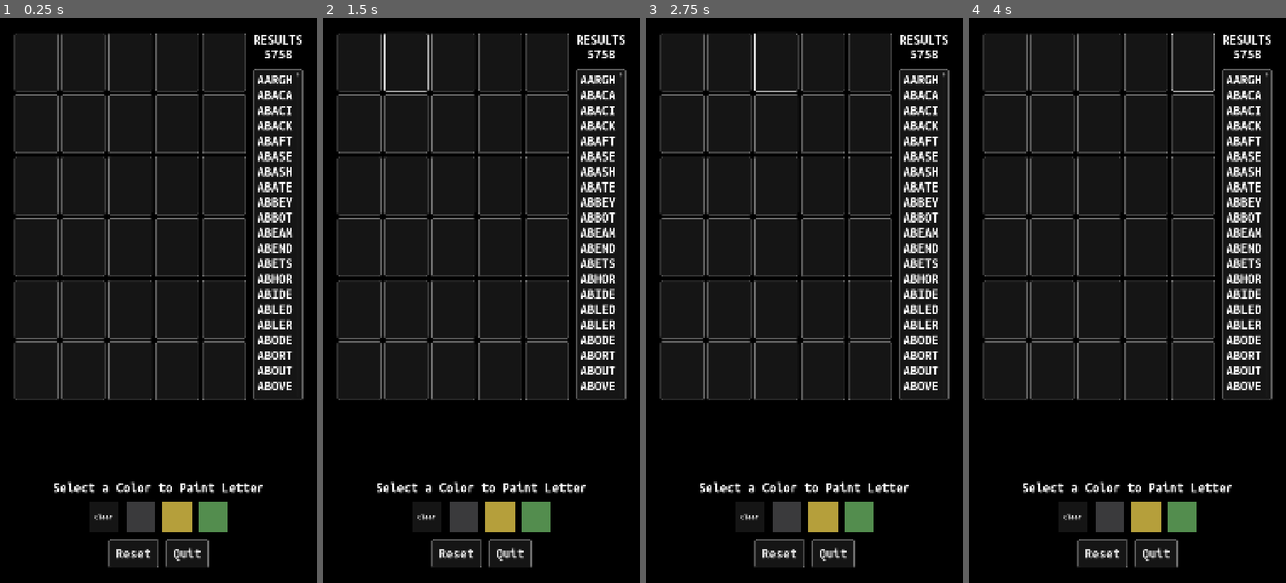
Above: before the commit, frames 1-4 (left to right).
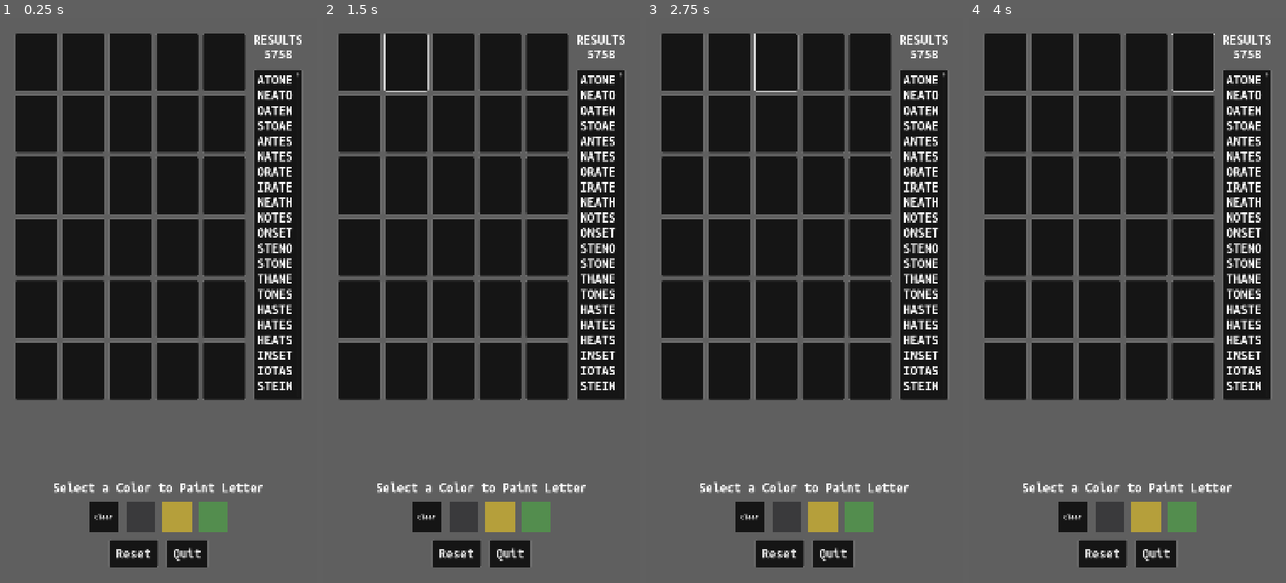
Above: after the commit, the same moments.

Repository: ryaghain/WordleHelper
Game: Godot game, scene res://Main.tscn
The game is run twice, just before and just after one commit, with the same random seed, the same clock (stepped at 60 frames per second) and the same inputs.
Inputs (mouse positions are in pixels of both pictures, inside the frame that each line leads up to):
- Up to frame 1 (0.25 s): no input
- Up to frame 2 (1.5 s): click (357, 63) at 0.5 s; click (405, 63) at 1.25 s
- Up to frame 3 (2.75 s): click (775, 63) at 2 s
- Up to frame 4 (4 s): click (1146, 63) at 2.75 s; click (1194, 63) at 3.5 s

The runs differ from the first frame. In frame 1, 47% of the frame differs, in the area x 0-100%, y 0-100%; in frame 2, 47%; in frame 3, 47%; in frame 4, 47%.

Commit message:
made a separate theme for the control buttons and added a show keyboard button

Diff:
--- /dev/null
+++ b/ControlsButtonTheme.tres
@@ -0,0 +1,72 @@
+[gd_resource type="Theme" load_steps=5 format=3 uid="uid://ceh1eda0dji7j"]
+
+[sub_resource type="StyleBoxFlat" id="StyleBoxFlat_6f037"]
+content_margin_left = 25.0
+content_margin_top = 25.0
+content_margin_right = 25.0
+content_margin_bottom = 25.0
+bg_color = Color(0.08235294, 0.08235294, 0.08235294, 0)
+border_width_left = 3
+border_width_top = 3
+border_width_right = 3
+border_width_bottom = 3
+border_color = Color(1, 1, 1, 1)
+corner_radius_top_left = 6
+corner_radius_top_right = 6
+corner_radius_bottom_right = 6
+corner_radius_bottom_left = 6
+
+[sub_resource type="StyleBoxFlat" id="StyleBoxFlat_ljaup"]
+content_margin_left = 25.0
+content_margin_top = 25.0
+content_margin_right = 25.0
+content_margin_bottom = 25.0
+bg_color = Color(0.083392, 0.083392, 0.08339202, 1)
+border_width_left = 3
+border_width_top = 3
+border_width_right = 3
+border_width_bottom = 3
+border_color = Color(1, 1, 1, 1)
+corner_radius_top_left = 6
+corner_radius_top_right = 6
+corner_radius_bottom_right = 6
+corner_radius_bottom_left = 6
+
+[sub_resource type="StyleBoxFlat" id="StyleBoxFlat_5vvyt"]
+content_margin_left = 25.0
+content_margin_top = 25.0
+content_margin_right = 25.0
+content_margin_bottom = 25.0
+bg_color = Color(0.083392, 0.083392, 0.08339202, 1)
+border_width_left = 3
+border_width_top = 3
+border_width_right = 3
+border_width_bottom = 3
+border_color = Color(0.4326237, 0.43262374, 0.4326237, 1)
+corner_radius_top_left = 6
+corner_radius_top_right = 6
+corner_radius_bottom_right = 6
+corner_radius_bottom_left = 6
+
+[sub_resource type="StyleBoxFlat" id="StyleBoxFlat_2bupk"]
+content_margin_left = 25.0
+content_margin_top = 25.0
+content_margin_right = 25.0
+content_margin_bottom = 25.0
+bg_color = Color(0.2363342, 0.23633423, 0.23633412, 1)
+border_width_left = 3
+border_width_top = 3
+border_width_right = 3
+border_width_bottom = 3
+border_color = Color(1, 1, 1, 1)
+corner_radius_top_left = 6
+corner_radius_top_right = 6
+corner_radius_bottom_right = 6
+corner_radius_bottom_left = 6
+
+[resource]
+Button/font_sizes/font_size = 48
+Button/styles/focus = SubResource("StyleBoxFlat_6f037")
+Button/styles/hover = SubResource("StyleBoxFlat_ljaup")
+Button/styles/normal = SubResource("StyleBoxFlat_5vvyt")
+Button/styles/pressed = SubResource("StyleBoxFlat_2bupk")
--- a/Main.gd
+++ b/Main.gd
@@ -19,6 +19,8 @@
 const LETTER_COLOR_GREY: Color = Color("3a3a3cff")
 const LETTER_COLOR_YELLOW: Color = Color("b59f3bff")
 const LETTER_COLOR_GREEN: Color = Color("538d4eff")
+
+const BUTTON_LETTER_DEFAULT_TEXT: String = " "
 
 const WORD_LIST = preload("res://Assets/WordList.json")
 
@@ -56,6 +58,7 @@
 
 @export var label_word_count: Label
 @export var label_word_list: Label
+@export var button_show_keyboard: Button
 @export_group("Letter Buttons")
 @export_subgroup("Word 1")
 @export var button_letter_0_0: Button
@@ -231,6 +234,11 @@
 var current_word_list: String = ""
 
 func _ready() -> void:
+	var has_feature: bool = DisplayServer.has_feature(DisplayServer.FEATURE_VIRTUAL_KEYBOARD)
+	print("has virtual keyboard: %s" % has_feature)
+	if has_feature:
+		button_show_keyboard.visible = true
+
 	style_box_default = button_letter_0_0.get_theme_stylebox(&"normal")
 
 	style_box_grey = style_box_default.duplicate(true)
@@ -247,27 +255,33 @@
 			var button: Button = button_dict[letter_column][word_row]
 			button.add_theme_stylebox_override(&"normal", button.get_theme_stylebox(&"normal").duplicate())
 
-	var word_count: int = 0
-	for word: String in WORD_LIST.data:
-		current_word_list += word + "\n"
-		word_count += 1
-	update_displayed_word_list(word_count)
+	update_word_list()
 
 func _unhandled_key_input(event: InputEvent) -> void:
 	if event is InputEventKey and event.pressed:
 		if event.keycode == KEY_BACKSPACE:
 			current_button_index = maxi(0, current_button_index - 1)
-			button_array[current_button_index].text = " "
+			button_array[current_button_index].text = BUTTON_LETTER_DEFAULT_TEXT
 		else:
 			button_array[current_button_index].text = OS.get_keycode_string(event.keycode)
 			current_button_index = mini(current_button_index + 1, 29)
+
+func _on_button_letter_pressed(location: Vector2i) -> void:
+	var button: Button = button_dict[location.x][location.y]
+	if current_state != STATE.DEFAULT:
+		button.release_focus()
+		if button.text != BUTTON_LETTER_DEFAULT_TEXT:
+			update_letter_color(location.x, location.y, button)
+
+func _on_button_quit_pressed() -> void:
+	get_tree().quit()
 
 func _on_button_reset_pressed() -> void:
 	current_state = STATE.PAINTING_BLACK
 	for x: int in GRID_WIDTH:
 		for y: int in GRID_HEIGHT:
 			var button: Button = button_dict[x][y]
-			button.text = " "
+			button.text = BUTTON_LETTER_DEFAULT_TEXT
 			update_letter_color(x, y, button, false)
 	current_state = STATE.DEFAULT
 	texture_button_black.button_pressed = false
@@ -276,14 +290,8 @@
 	texture_button_green.button_pressed = false
 	update_word_list()
 
-func _on_button_quit_pressed() -> void:
-	get_tree().quit()
-
-func _on_button_letter_pressed(location: Vector2i) -> void:
-	var button: Button = button_dict[location.x][location.y]
-	if current_state != STATE.DEFAULT:
-		button.release_focus()
-		update_letter_color(location.x, location.y, button)
+func _on_button_show_keyboard_pressed() -> void:
+	DisplayServer.virtual_keyboard_show("")
 
 func _on_texture_button_black_toggled(toggled_on: bool) -> void:
 	if toggled_on:
@@ -443,21 +451,25 @@
 		STATE.PAINTING_BLACK:
 			current_letter_colors[x][y] = LETTER_COLORS.EMPTY
 			button.add_theme_stylebox_override(&"focus", style_box_default)
+			button.add_theme_stylebox_override(&"hover", style_box_default)
 			button.add_theme_stylebox_override(&"normal", style_box_default)
 			button.add_theme_stylebox_override(&"pressed", style_box_default)
 		STATE.PAINTING_GREY:
 			current_letter_colors[x][y] = LETTER_COLORS.GREY
 			button.add_theme_stylebox_override(&"focus", style_box_grey)
+			button.add_theme_stylebox_override(&"hover", style_box_grey)
 			button.add_theme_stylebox_override(&"normal", style_box_grey)
 			button.add_theme_stylebox_override(&"pressed", style_box_grey)
 		STATE.PAINTING_YELLOW:
 			current_letter_colors[x][y] = LETTER_COLORS.YELLOW
 			button.add_theme_stylebox_override(&"focus", style_box_yellow)
+			button.add_theme_stylebox_override(&"hover", style_box_yellow)
 			button.add_theme_stylebox_override(&"normal", style_box_yellow)
 			button.add_theme_stylebox_override(&"pressed", style_box_yellow)
 		STATE.PAINTING_GREEN:
 			current_letter_colors[x][y] = LETTER_COLORS.GREEN
 			button.add_theme_stylebox_override(&"focus", style_box_green)
+			button.add_theme_stylebox_override(&"hover", style_box_green)
 			button.add_theme_stylebox_override(&"normal", style_box_green)
 			button.add_theme_stylebox_override(&"pressed", style_box_green)
 
--- a/Main.tscn
+++ b/Main.tscn
@@ -10,70 +10,7 @@
 [ext_resource type="Texture2D" uid="uid://bvxekqfxds077" path="res://Assets/IconIs.png" id="6_20pc6"]
 [ext_resource type="Texture2D" uid="uid://wkj8erwwogdm" path="res://Assets/IconIsNotAndDoesContainPressed.png" id="7_wkp8b"]
 [ext_resource type="Texture2D" uid="uid://d0tbpr8fiaxej" path="res://Assets/IconIsPressed.png" id="9_20pc6"]
-
-[sub_resource type="StyleBoxFlat" id="StyleBoxFlat_wkp8b"]
-content_margin_left = 25.0
-content_margin_top = 25.0
-content_margin_right = 25.0
-content_margin_bottom = 25.0
-bg_color = Color(0.083392, 0.083392, 0.08339202, 1)
-border_width_left = 3
-border_width_top = 3
-border_width_right = 3
-border_width_bottom = 3
-border_color = Color(0.4326237, 0.43262374, 0.4326237, 1)
-corner_radius_top_left = 6
-corner_radius_top_right = 6
-corner_radius_bottom_right = 6
-corner_radius_bottom_left = 6
-
-[sub_resource type="StyleBoxFlat" id="StyleBoxFlat_20pc6"]
-content_margin_left = 25.0
-content_margin_top = 25.0
-content_margin_right = 25.0
-content_margin_bottom = 25.0
-bg_color = Color(0.29219002, 0.29219005, 0.29219, 1)
-border_width_left = 3
-border_width_top = 3
-border_width_right = 3
-border_width_bottom = 3
-border_color = Color(0.4326237, 0.43262374, 0.4326237, 1)
-corner_radius_top_left = 6
-corner_radius_top_right = 6
-corner_radius_bottom_right = 6
-corner_radius_bottom_left = 6
-
-[sub_resource type="StyleBoxFlat" id="StyleBoxFlat_5vvyt"]
-content_margin_left = 25.0
-content_margin_top = 25.0
-content_margin_right = 25.0
-content_margin_bottom = 25.0
-bg_color = Color(0.083392, 0.083392, 0.08339202, 1)
-border_width_left = 3
-border_width_top = 3
-border_width_right = 3
-border_width_bottom = 3
-border_color = Color(0.4326237, 0.43262374, 0.4326237, 1)
-corner_radius_top_left = 6
-corner_radius_top_right = 6
-corner_radius_bottom_right = 6
-corner_radius_bottom_left = 6
-
-[sub_resource type="StyleBoxFlat" id="StyleBoxFlat_c6i3y"]
-content_margin_left = 25.0
-content_margin_top = 25.0
-content_margin_right = 25.0
-content_margin_bottom = 25.0
-bg_color = Color(0.29219002, 0.29219005, 0.29219, 1)
-border_width_left = 3
-border_width_top = 3
-border_width_right = 3
-border_width_bottom = 3
-border_color = Color(0.4326237, 0.43262374, 0.4326237, 1)
-corner_radius_top_left = 6
-corner_radius_top_right = 6
-corner_radius_bottom_right = 6
-corner_radius_bottom_left = 6
+[ext_resource type="Theme" uid="uid://ceh1eda0dji7j" path="res://ControlsButtonTheme.tres" id="11_20pc6"]
 
 [node name="Main" type="Control" node_paths=PackedStringArray("label_word_count", "label_word_list", "button_letter_0_0 …(708 unchanged characters)…
 layout_mode = 3
@@ -121,6 +58,15 @@
 texture_button_yellow = NodePath("MarginContainer/VBoxContainer/VBoxContainerPainting/HBoxContainer/TextureButtonYellow")
 texture_button_green = NodePath("MarginContainer/VBoxContainer/VBoxContainerPainting/HBoxContainer/TextureButtonGreen")
 
+[node name="ColorRectBackground" type="ColorRect" parent="."]
+layout_mode = 1
+anchors_preset = 15
+anchor_right = 1.0
+anchor_bottom = 1.0
+grow_horizontal = 2
+grow_vertical = 2
+color = Color(0.37413925, 0.37413928, 0.37413922, 1)
+
 [node name="MarginContainer" type="MarginContainer" parent="."]
 layout_mode = 1
 anchors_preset = 15
@@ -479,17 +425,21 @@
 [node name="ButtonReset" type="Button" parent="MarginContainer/VBoxContainer/HBoxContainerControls"]
 layout_mode = 2
 size_flags_vertical = 3
-theme_override_font_sizes/font_size = 48
-theme_override_styles/normal = SubResource("StyleBoxFlat_wkp8b")
-theme_override_styles/pressed = SubResource("StyleBoxFlat_20pc6")
+theme = ExtResource("11_20pc6")
 text = "Reset"
 
+[node name="ButtonShowKeyboard" type="Button" parent="MarginContainer/VBoxContainer/HBoxContainerControls"]
+visible = false
+layout_mode = 2
+size_flags_horizontal = 8
+size_flags_vertical = 8
+theme = ExtResource("11_20pc6")
+text = "Show Keyboard"
+
 [node name="ButtonQuit" type="Button" parent="MarginContainer/VBoxContainer/HBoxContainerControls"]
 layout_mode = 2
 size_flags_vertical = 3
-theme_override_font_sizes/font_size = 48
-theme_override_styles/normal = SubResource("StyleBoxFlat_5vvyt")
-theme_override_styles/pressed = SubResource("StyleBoxFlat_c6i3y")
+theme = ExtResource("11_20pc6")
 text = "Quit"
 
 [connection signal="pressed" from="MarginContainer/VBoxContainer/HBoxContainerTop/HBoxContainer/GridContainer/ButtonLetter0_0" to="." method="_on_button_letter_pressed" binds= [Vector2i(0, 0)]]
@@ -527,4 +477,5 @@
 [connection signal="toggled" from="MarginContainer/VBoxContainer/VBoxContainerPainting/HBoxContainer/TextureButtonYellow" to="." method="_on_texture_button_yellow_toggled"]
 [connection signal="toggled" from="MarginContainer/VBoxContainer/VBoxContainerPainting/HBoxContainer/TextureButtonGreen" to="." method="_on_texture_button_green_toggled"]
 [connection signal="pressed" from="MarginContainer/VBoxContainer/HBoxContainerControls/ButtonReset" to="." method="_on_button_reset_pressed"]
+[connection signal="pressed" from="MarginContainer/VBoxContainer/HBoxContainerControls/ButtonShowKeyboard" to="." method="_on_button_show_keyboard_pressed"]
 [connection signal="pressed" from="MarginContainer/VBoxContainer/HBoxContainerControls/ButtonQuit" to="." method="_on_button_quit_pressed"]
--- a/project.godot
+++ b/project.godot
@@ -13,6 +13,7 @@
 config/name="Wordle Helper"
 run/main_scene="uid://dve7my1rxi5qq"
 config/features=PackedStringArray("4.5", "Forward Plus")
+boot_splash/bg_color=Color(0.37254903, 0.37254903, 0.37254903, 1)
 boot_splash/show_image=false
 boot_splash/fullsize=false
 config/icon="uid://d1b0hgs7ogsvv"
Not shown: 1 places in Main.tscn that only renumber resources
